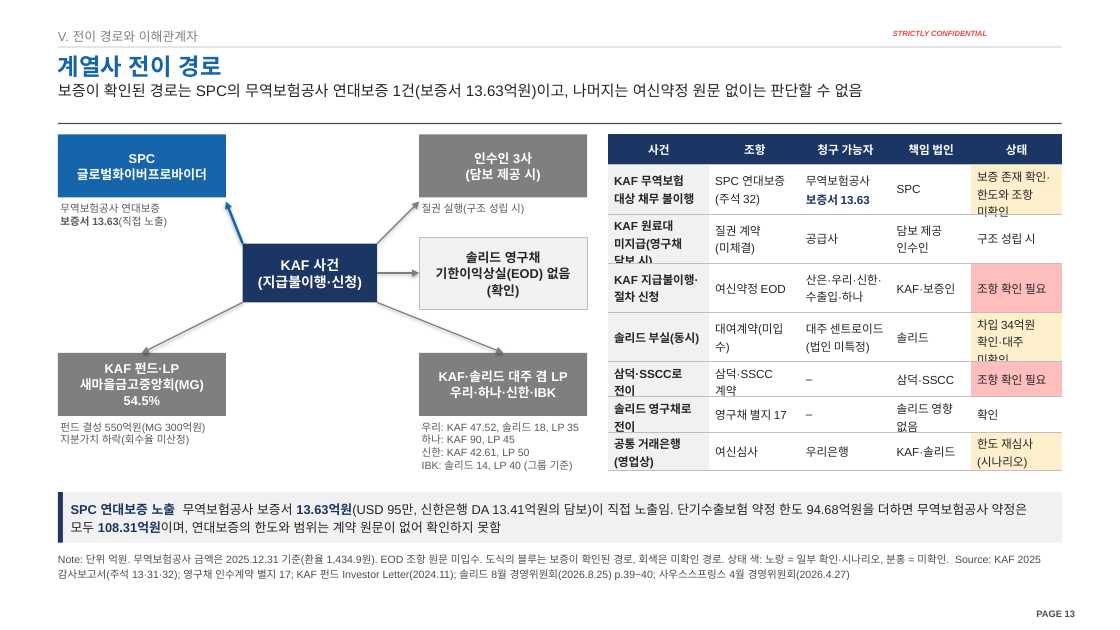
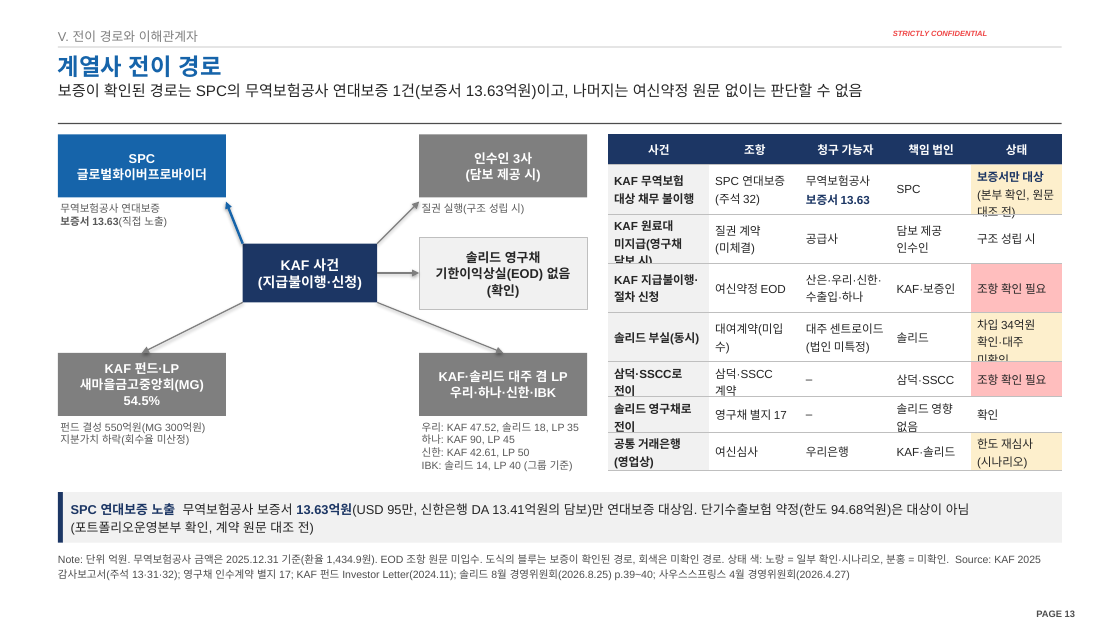
Before and after one commit to jogyesung/GS-Secretary, a slide deck: slide 13 of outputs/CIP_KAF_솔리드_자금조달차질_시나리오_20261118.pptx. Drawn at 1120x630 pixels with LibreOffice and Linux fonts; fonts in the diff are those of the drawing; background and template pictures are left out. Boxes give left, top, right and bottom in pixels: in the first picture for what was removed or moved away, otherwise in the second. Text is boxed around its words. In the diff, an @@ line names an element or a change of style, - is before the commit and + after.

```diff
--- a/outputs/CIP_KAF_솔리드_자금조달차질_시나리오_20261118.pptx
+++ b/outputs/CIP_KAF_솔리드_자금조달차질_시나리오_20261118.pptx
@@ table at (608, 134, 1063, 473) @@
-row 2, column 5: 보증 존재 확인·한도와 조항 미확인
+row 2, column 5: 보증서만 대상(본부 확인, 원문 대조 전)
@@ text in rectangle at (71, 503, 970, 535): text changed @@
-SPC 연대보증 노출 무역보험공사 보증서 13.63억원(USD 95만, 신한은행 DA 13.41억원의 담보)이 직접 노출임. 단기수출보험 약정 한도 94.68억원을 더하면 무역보험공사 약정은 모두 108.31억원이며, 연대보증의 한도와 범위는 계약 원문이 없어 확인하지 못함
+SPC 연대보증 노출 무역보험공사 보증서 13.63억원(USD 95만, 신한은행 DA 13.41억원의 담보)만 연대보증 대상임. 단기수출보험 약정(한도 94.68억원)은 대상이 아님(포트폴리오운영본부 확인, 계약 원문 대조 전)
```
Also in this commit, not shown: 6 other slides changed, 1 other file.
